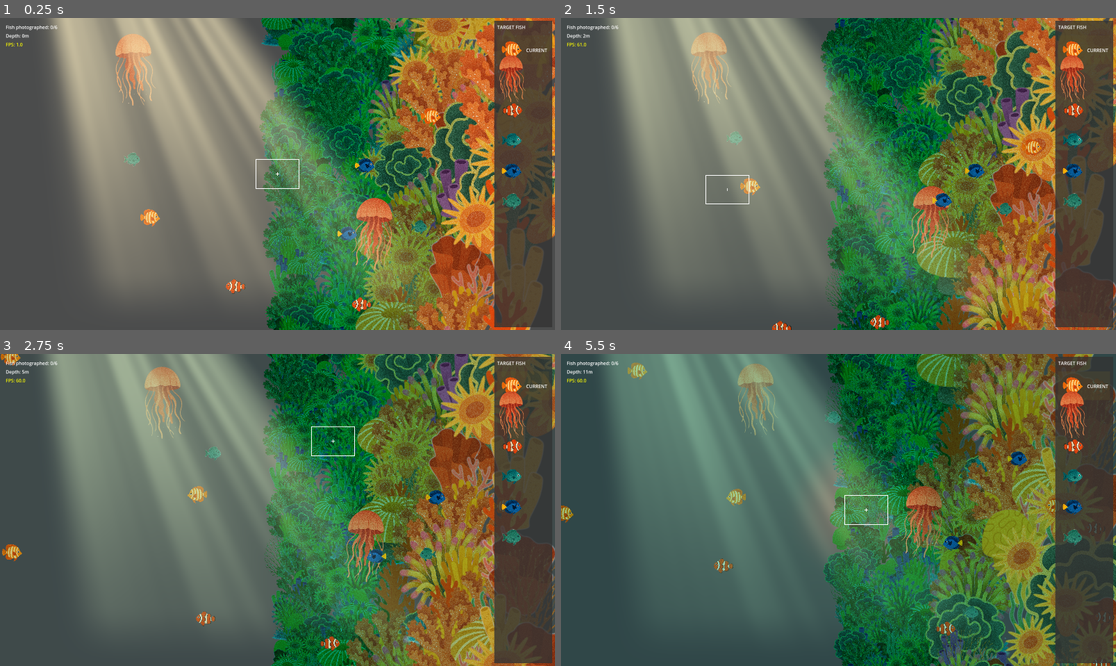
Above: before the commit, frames 1-4 (two rows, left to right).
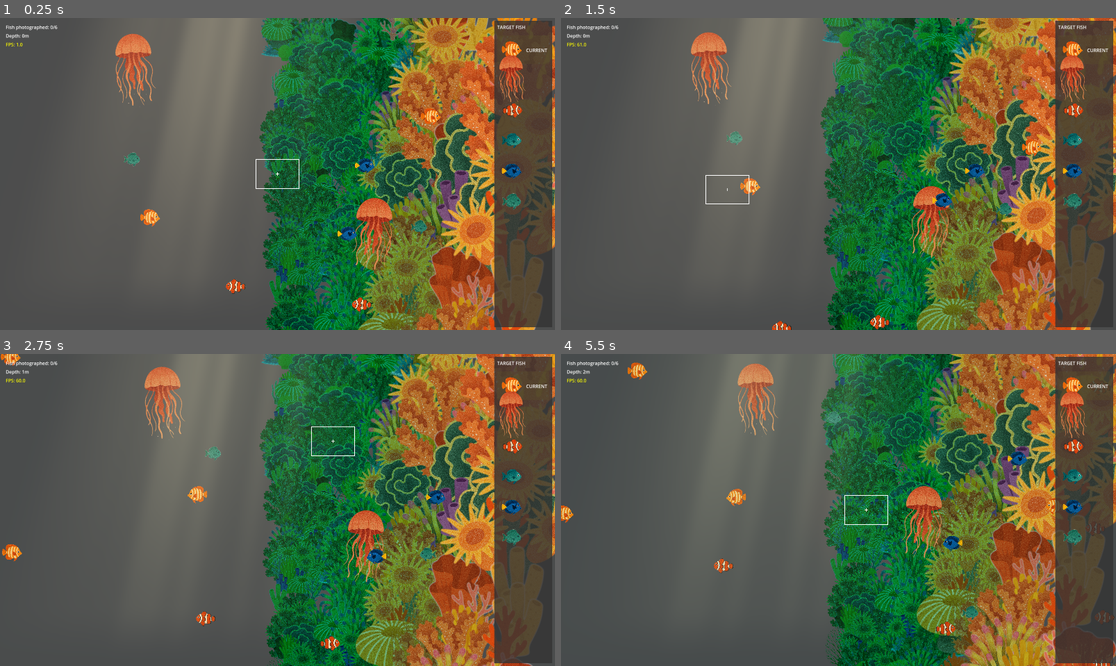
Above: after the commit, the same moments.

Repository: awlego/DepthPerception
Game: Godot game, scene res://main.tscn
Two runs of this game, one before a commit and one after it. Both use one fixed random seed, a clock stepped at 60 frames per second and the inputs below.
Inputs (mouse positions are in pixels of both pictures, inside the frame that each line leads up to):
- Up to frame 1 (0.25 s): no input
- Up to frame 2 (1.5 s): tap Enter at 0.5 s; move the mouse to (960, 158) at 0.52 s; hold Right 0.53-1.28 s; tap F at 0.6, 1.35 s; click (960, 158) at 0.67 s; move the mouse to (727, 189) at 1.27 s; hold Down from 1.28 s (still down)
- Up to frame 3 (2.75 s): move the mouse to (333, 441) at 2.02 s; release Down at 2.03 s; hold Right from 2.03 s (still down); tap F at 2.1 s
- Up to frame 4 (5.5 s): move the mouse to (810, 572) at 2.77 s; release Right at 2.78 s; hold Up 2.78-3.53 s; tap F every 0.75 s from 2.85 to 5.1 s; click (810, 572) at 2.92 s; move the mouse to (1005, 556) at 3.52 s; hold Left 3.53-5.03 s; move the mouse to (672, 463) at 4.27 s; move the mouse to (866, 510) at 5.02 s; hold Down from 5.03 s (still down); click (866, 510) at 5.17 s

The runs differ from the first frame. In frame 1, 57% of the frame differs, in the area x 8-100%, y 0-100%; in frame 2, 59%, in the area x 3-100%, y 0-100%; in frame 3, 58%; in frame 4, 57%.

Commit message:
much better god rays

Diff:
--- a/assets/shaders/god_rays.gdshader
+++ b/assets/shaders/god_rays.gdshader
@@ -26,6 +26,11 @@
 
 uniform bool hdr = false;
 uniform float seed = 5.0;
+
+uniform float dust_amount = 40.0; // Control number of particles
+uniform float dust_size : hint_range(0.001, 0.01) = 0.003; // Size of particles
+uniform float dust_speed = 0.2; // Speed of particle movement
+uniform vec4 dust_color : source_color = vec4(1.0, 0.9, 0.7, 1.0); // Color of dust particles
 
 // Random and noise functions from Book of Shader's chapter on Noise.
 float random(vec2 _uv) {
@@ -63,6 +68,33 @@
 
 vec4 screen(vec4 base, vec4 blend){
 	return 1.0 - (1.0 - base) * (1.0 - blend);
+}
+
+// Add this function to generate dust particles
+float dust(vec2 uv) {
+    float result = 0.0;
+
+    // Create multiple layers of dust with different densities
+    for (float i = 0.0; i < 3.0; i++) {
+        // Offset each layer for more variation
+        vec2 pos = uv * (dust_amount + i * 10.0);
+
+        // Slowly animate the dust
+        pos.y += TIME * dust_speed * (1.0 + i * 0.5);
+        pos.x += sin(TIME * dust_speed * 0.3 * (i + 1.0)) * 2.0;
+
+        // Create small dots
+        vec2 grid = fract(pos) - 0.5;
+        float dot_dist = length(grid);
+
+        // Use random to determine which grid cells have particles
+        vec2 id = floor(pos);
+        if (random(id + seed + i) > 0.85) {
+            result += smoothstep(dust_size, 0.0, dot_dist);
+        }
+    }
+
+    return result;
 }
 
 void fragment()
@@ -108,5 +140,14 @@
 	// With "Screen" blend mode:
 	shine = screen(texture(SCREEN_TEXTURE, SCREEN_UV), vec4(color)).rgb;
 
-	COLOR = vec4(shine, rays * color.a);
+	// Generate dust particles
+	float dust_particles = dust(UV);
+
+	// Make dust more visible in rays (multiply by rays intensity)
+	dust_particles *= smoothstep(0.1, 0.6, rays);
+
+	// Add dust to the final color
+	shine += dust_particles * dust_color.rgb * color.a;
+
+	COLOR = vec4(shine, rays * color.a + dust_particles * dust_color.a * 0.5);
 }
--- a/main.gd
+++ b/main.gd
@@ -11,7 +11,7 @@
 
 # Depth tracking
 var current_depth = 0.0  # Single source of truth for depth
-var depth_increase_rate: float = 1.0  # Units per second
+var depth_increase_rate: float = 0.2  # Units per second
 var max_depth: float = 1000.0  # Maximum depth
 
 # Shader
--- a/scenes/god_rays.gd
+++ b/scenes/god_rays.gd
@@ -3,12 +3,12 @@
 class_name GodRays
 
 # Export parameters for the new shader
-@export var ray_angle: float = 0.0
+@export var ray_angle: float = 0.2
 @export var ray_position: float = 0.0  # Renamed from 'position' to avoid conflict
-@export var spread: float = 0.5
+@export var spread: float = 0.8
 @export var cutoff: float = 0.1
 @export var falloff: float = 0.2
-@export var edge_fade: float = 0.15
+@export var edge_fade: float = 0.65
 @export var ray_speed: float = 1.0  # Renamed from 'speed' to match our naming convention
 @export var ray1_density: float = 8.0
 @export var ray2_density: float = 30.0
